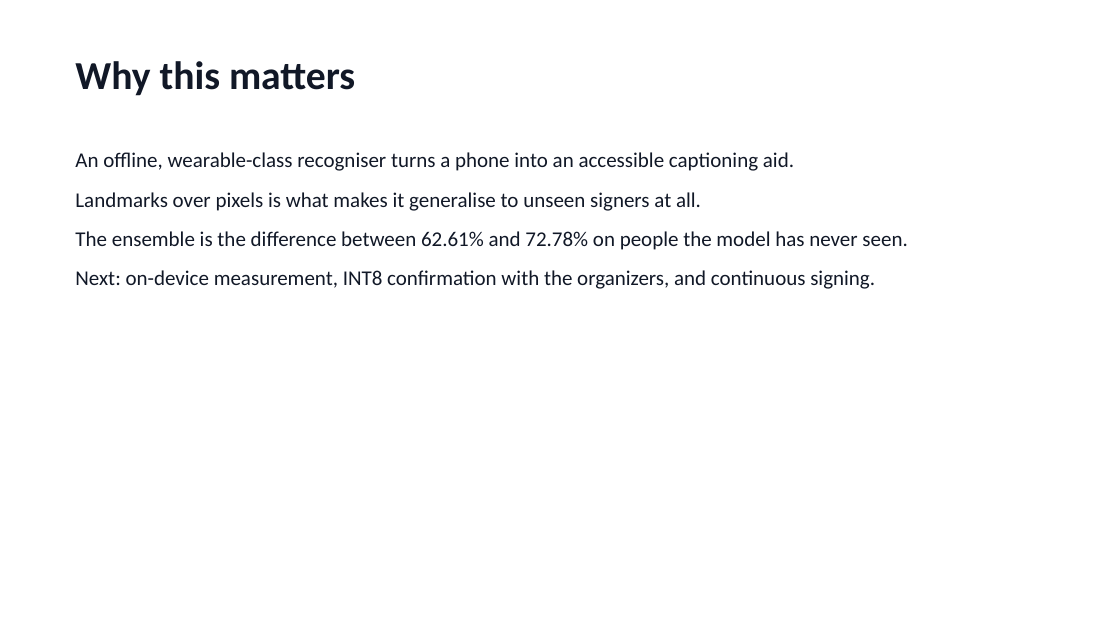
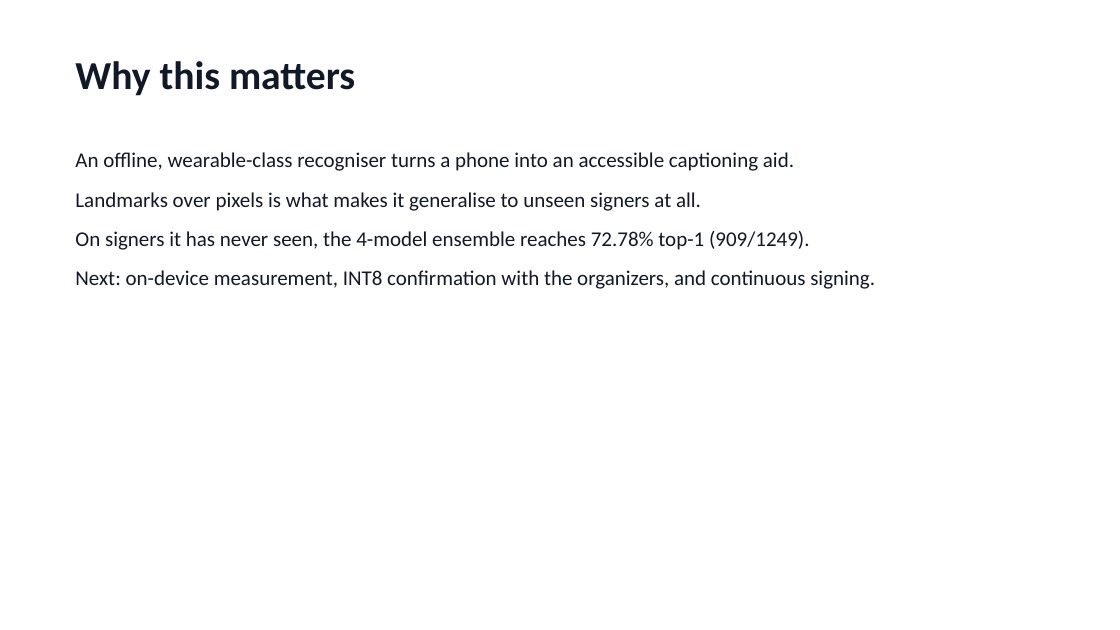
Before and after one commit to dev25bansal-ops/EchoGesture, a slide deck: slide 11 of docs/submission/EchoGesture_Submission.pptx. Drawn at 1120x630 pixels with LibreOffice and Linux fonts; fonts in the diff are those of the drawing. Boxes give left, top, right and bottom in pixels: in the first picture for what was removed or moved away, otherwise in the second. Text is boxed around its words. In the diff, an @@ line names an element or a change of style, - is before the commit and + after.

```diff
--- a/docs/submission/EchoGesture_Submission.pptx
+++ b/docs/submission/EchoGesture_Submission.pptx
@@ text at <box>75,231,809,250</box>: text changed @@
-The ensemble is the difference between 62.61% and 72.78% on people the model has never seen.
+On signers it has never seen, the 4-model ensemble reaches 72.78% top-1 (909/1249).
```
Also in this commit, not shown: 5 other slides changed, 48 other files.
